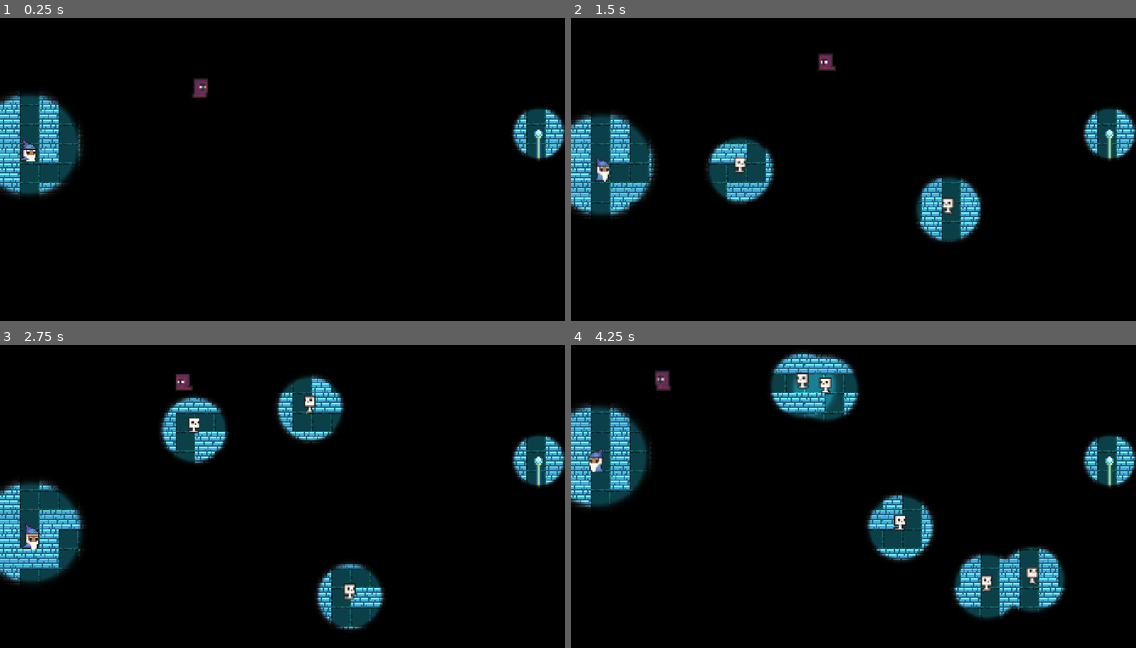
Above: before the commit, frames 1-4 (two rows, left to right).
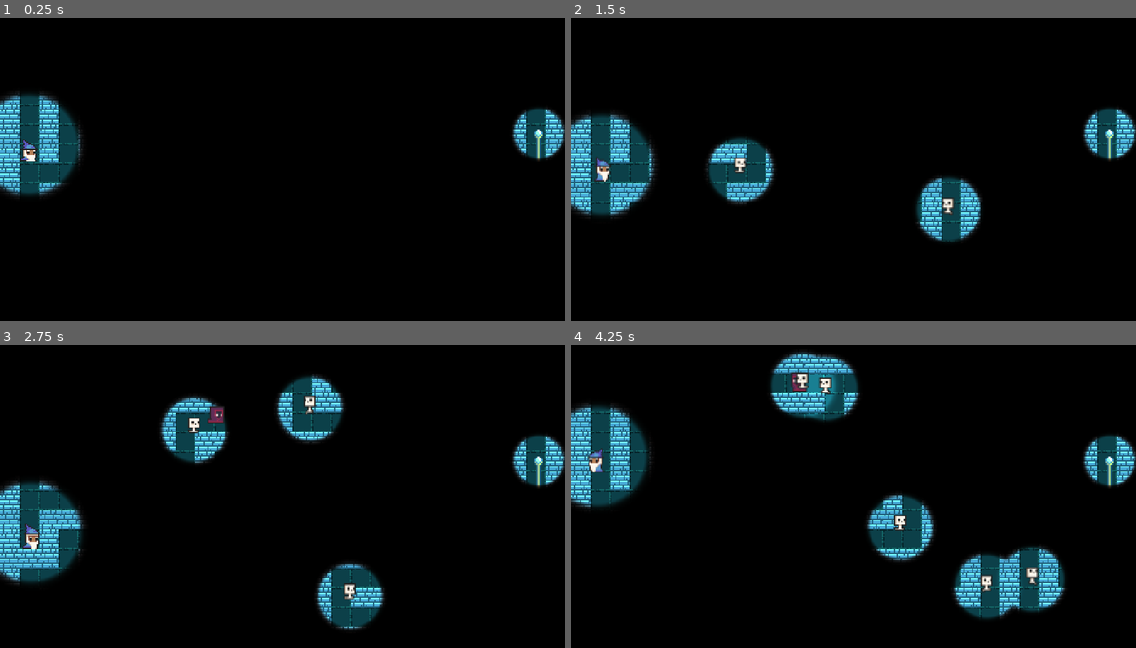
Above: after the commit, the same moments.

Repository: Irtiaz/Lumos
Game: Godot game, scene res://World/world.tscn
Same seed, same stepped clock (60 frames per second), same inputs: the game is played once before the commit and once after it. This scene is started directly instead of the project's main scene.
Inputs (mouse positions are in pixels of both pictures, inside the frame that each line leads up to):
- Up to frame 1 (0.25 s): no input
- Up to frame 2 (1.5 s): move the mouse to (977, 151) at 0.52 s; hold D (move_right) 0.53-1.28 s; click (977, 151) at 0.6 s; move the mouse to (740, 181) at 1.27 s; hold S (move_down) from 1.28 s (still down); click (740, 181) at 1.35 s
- Up to frame 3 (2.75 s): move the mouse to (339, 423) at 2.02 s; release S (move_down) at 2.03 s; hold D (move_right) from 2.03 s (still down); click (339, 423) at 2.1 s
- Up to frame 4 (4.25 s): move the mouse to (825, 557) at 2.77 s; release D (move_right) at 2.78 s; hold W (move_up) 2.78-3.53 s; click (825, 557) at 2.85 s; move the mouse to (1023, 541) at 3.52 s; hold A (move_left) from 3.53 s (still down); click (1023, 541) at 3.6 s

The runs differ from the first frame. In frame 1, 0.2% of the frame differs, in the area x 34-37%, y 19-27%; in frame 2, 0.2%; in frame 3, 0.3%, in the area x 31-40%, y 9-26%; in frame 4, 0.3%.

Commit message:
enemy wakes, gets visible in light only

Diff:
--- a/Enemy/enemy.gd
+++ b/Enemy/enemy.gd
@@ -4,11 +4,15 @@
 @export var player: CharacterBody2D
 @onready var nav_agent := $CollisionShape2D.get_node('NavigationAgent2D') as NavigationAgent2D
 
+var is_awake = false
+
 func _ready() -> void:
 	nav_agent.target_position = player.global_position
 	#nav_agent.target_position = get_global_mouse_position()
 
 func _process(delta: float) -> void:
+	if !is_awake:
+		return
 	nav_agent.target_position = player.global_position
 	$AnimatedSprite2D.flip_h = velocity.x < 0
 
@@ -16,6 +20,16 @@
 		queue_free()
 
 func _physics_process(delta: float) -> void:
+	if !is_awake:
+		return
 	var dir = to_local(nav_agent.get_next_path_position()) - to_local($CollisionShape2D.global_position)
 	velocity = dir.normalized() * SPEED * delta
 	move_and_slide()
+
+
+func _on_area_2d_area_entered(area: Area2D) -> void:
+	is_awake = true
+	show()
+
+func _on_area_2d_area_exited(area: Area2D) -> void:
+	hide()
--- a/Enemy/enemy.tscn
+++ b/Enemy/enemy.tscn
@@ -1,10 +1,13 @@
-[gd_scene load_steps=8 format=3 uid="uid://djh8gmmh27tqc"]
+[gd_scene load_steps=10 format=3 uid="uid://djh8gmmh27tqc"]
 
 [ext_resource type="Script" path="res://Enemy/enemy.gd" id="1_pr8u4"]
 [ext_resource type="Texture2D" uid="uid://g6pe6qa3qdnp" path="res://Enemy/necromancer_anim_f0.png" id="2_ul5g6"]
 [ext_resource type="Texture2D" uid="uid://dt0xjavmfx771" path="res://Enemy/necromancer_anim_f1.png" id="3_632pf"]
 [ext_resource type="Texture2D" uid="uid://bkhdlwq6sqxrc" path="res://Enemy/necromancer_anim_f2.png" id="4_l2qqq"]
 [ext_resource type="Texture2D" uid="uid://qoctfwchbbfs" path="res://Enemy/necromancer_anim_f3.png" id="5_2rchr"]
+
+[sub_resource type="CanvasItemMaterial" id="CanvasItemMaterial_6bna1"]
+light_mode = 1
 
 [sub_resource type="SpriteFrames" id="SpriteFrames_hoq2r"]
 animations = [{
@@ -29,6 +32,10 @@
 [sub_resource type="CircleShape2D" id="CircleShape2D_pcxrg"]
 radius = 1.0
 
+[sub_resource type="CapsuleShape2D" id="CapsuleShape2D_ht2b7"]
+radius = 5.0
+height = 16.0
+
 [node name="Enemy" type="CharacterBody2D"]
 collision_layer = 0
 collision_mask = 2
@@ -38,6 +45,7 @@
 SPEED = 300.0
 
 [node name="AnimatedSprite2D" type="AnimatedSprite2D" parent="."]
+material = SubResource("CanvasItemMaterial_6bna1")
 sprite_frames = SubResource("SpriteFrames_hoq2r")
 autoplay = "default"
 
@@ -47,3 +55,14 @@
 shape = SubResource("CircleShape2D_pcxrg")
 
 [node name="NavigationAgent2D" type="NavigationAgent2D" parent="CollisionShape2D"]
+
+[node name="Area2D" type="Area2D" parent="."]
+collision_layer = 0
+collision_mask = 4
+
+[node name="CollisionShape2D" type="CollisionShape2D" parent="Area2D"]
+position = Vector2(0, 4)
+shape = SubResource("CapsuleShape2D_ht2b7")
+
+[connection signal="area_entered" from="Area2D" to="." method="_on_area_2d_area_entered"]
+[connection signal="area_exited" from="Area2D" to="." method="_on_area_2d_area_exited"]
--- a/Glow/glow.tscn
+++ b/Glow/glow.tscn
@@ -13,7 +13,8 @@
 script = ExtResource("2_i2c7i")
 
 [node name="Area2D" type="Area2D" parent="."]
-collision_layer = 0
+collision_layer = 4
+collision_mask = 0
 
 [node name="CollisionShape2D" type="CollisionShape2D" parent="Area2D"]
 shape = SubResource("CircleShape2D_j7axo")
--- a/World/world.tscn
+++ b/World/world.tscn
@@ -665,6 +665,7 @@
 tile_set = SubResource("TileSet_uao26")
 
 [node name="Enemy" parent="." node_paths=PackedStringArray("player") instance=ExtResource("3_40dfy")]
+visible = false
 position = Vector2(153, 64)
 SPEED = 3000.0
 player = NodePath("../Player")
